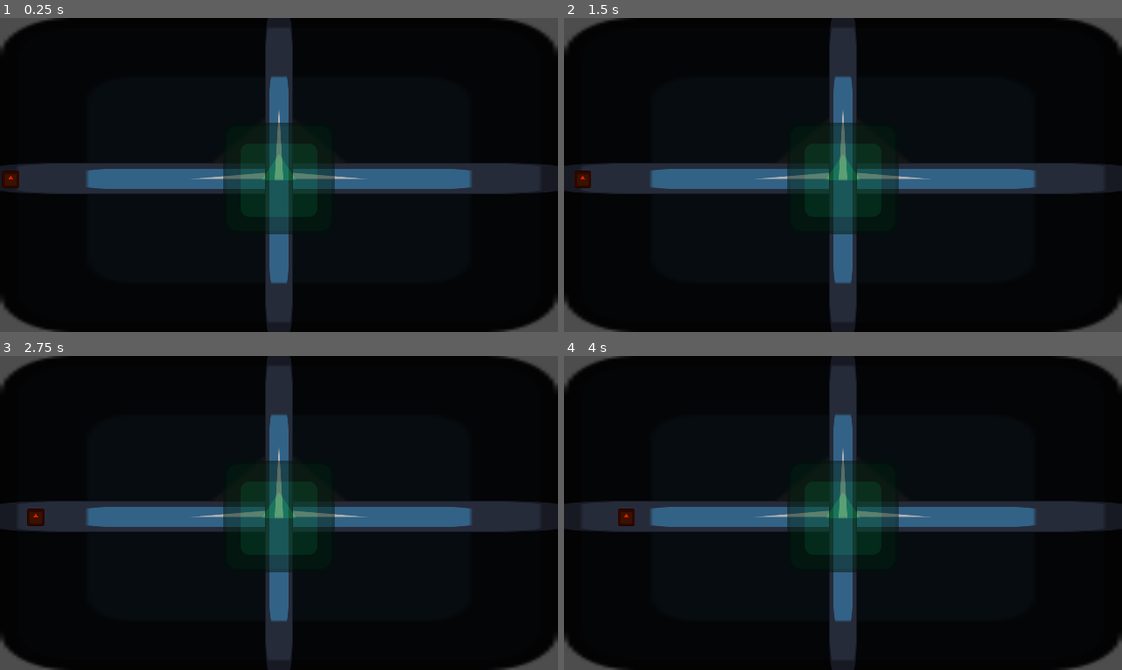
Above: before the commit, frames 1-4 (two rows, left to right).
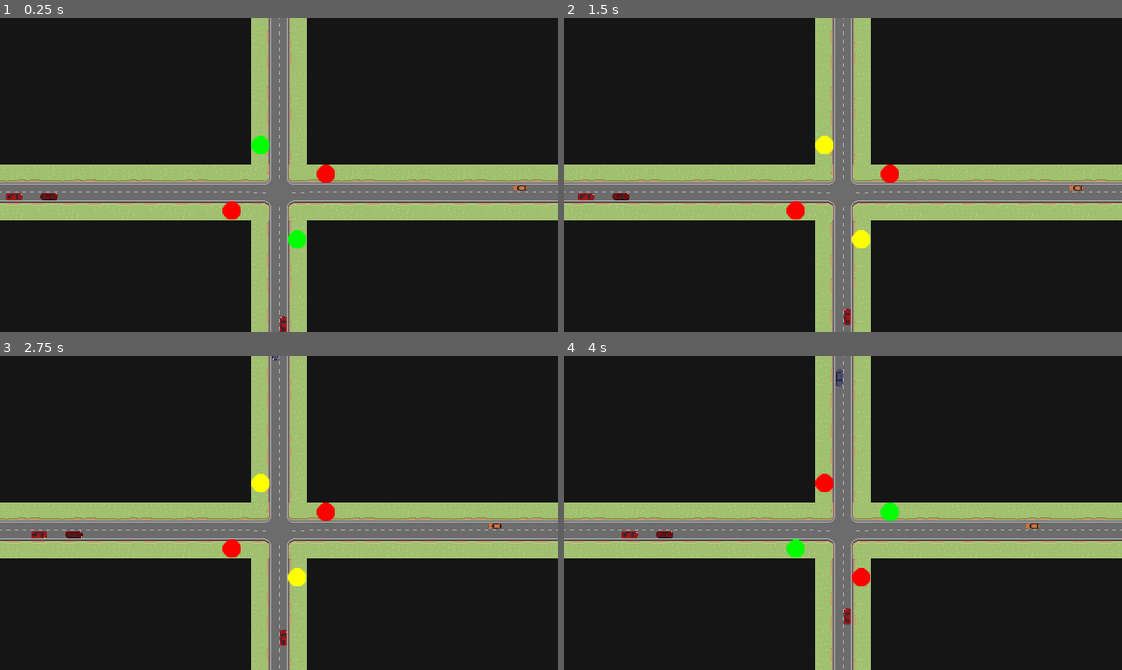
Above: after the commit, the same moments.

Repository: Jiub255/Signal
Game: Godot game, scene res://world.tscn
The game is run twice, just before and just after one commit, with the same random seed, the same clock (stepped at 60 frames per second) and the same inputs. The engine's default icon, where the game draws it, is replaced by a stand-in: a white triangle on a blue panel in a dark square.
Inputs (mouse positions are in pixels of both pictures, inside the frame that each line leads up to):
- Up to frame 1 (0.25 s): no input
- Up to frame 2 (1.5 s): move the mouse to (965, 159) at 0.52 s; click (965, 159) at 0.67 s; move the mouse to (731, 190) at 1.27 s; click (731, 190) at 1.42 s
- Up to frame 3 (2.75 s): move the mouse to (334, 443) at 2.02 s; click (334, 443) at 2.17 s
- Up to frame 4 (4 s): move the mouse to (815, 575) at 2.77 s; click (815, 575) at 2.92 s; move the mouse to (1010, 560) at 3.52 s; click (1010, 560) at 3.67 s

The runs differ from the first frame. In frame 1, 28% of the frame differs, in the area x 0-100%, y 0-100%; in frame 2, 28%; in frame 3, 28%; in frame 4, 28%.

Commit message:
got basic traffic light working

Diff:
--- a/car.gd
+++ b/car.gd
@@ -2,16 +2,22 @@
 extends CharacterBody2D
 
 
+enum TRAVEL_DIRECTION {
+	UP, DOWN, LEFT, RIGHT
+}
+
 @export var max_speed : float = 50
 @export var acceleration : float = 10
 @export var deceleration : float = 25
-@export var travel_direction : Vector2 = Vector2.RIGHT
+@export var travel_direction : TRAVEL_DIRECTION = TRAVEL_DIRECTION.RIGHT
+var direction : Vector2
 
 var going : bool = true
 
 
 func _ready() -> void:
-	pass
+	_initialize_direction()
+	_choose_random_sprite()
 
 
 # for testing
@@ -22,9 +28,30 @@
 
 func _physics_process(delta: float) -> void:
 	if going:
-		velocity = minf(max_speed, velocity.length() + acceleration * delta) * travel_direction
+		velocity = minf(max_speed, velocity.length() + acceleration * delta) * direction
 	else:
-		velocity = maxf(0, velocity.length() - deceleration * delta) * travel_direction
+		velocity = maxf(0, velocity.length() - deceleration * delta) * direction
 
 	#move_and_slide()
 	move_and_collide(velocity * delta)
+
+
+func _initialize_direction():
+	match travel_direction:
+		TRAVEL_DIRECTION.RIGHT:
+			direction = Vector2.RIGHT
+			rotation_degrees = 0
+		TRAVEL_DIRECTION.DOWN:
+			direction = Vector2.DOWN
+			rotation_degrees = 90
+		TRAVEL_DIRECTION.UP:
+			direction = Vector2.UP
+			rotation_degrees = -90
+		TRAVEL_DIRECTION.LEFT:
+			direction = Vector2.LEFT
+			rotation_degrees = 180
+
+
+func _choose_random_sprite():
+	var sprite : Sprite2D = get_node("Sprite2D") as Sprite2D
+	sprite.frame = randi() % 16
--- /dev/null
+++ b/godoban_boards/boards.json
@@ -0,0 +1,10 @@
+{
+  "current": "main_33ba",
+  "boards": [
+    {
+      "id": "main_33ba",
+      "name": "Main",
+      "path": "res://godoban_boards/main_33ba.json"
+    }
+  ]
+}
--- /dev/null
+++ b/godoban_boards/main_33ba.json
@@ -0,0 +1,44 @@
+{
+  "name": "Main",
+  "next_id": 4,
+  "tags": [],
+  "epics": [],
+  "tasks": [
+    {
+      "id": "task_1",
+      "title": "Make cars avoid other cars",
+      "description": "Make cars slow down to match the car in front of them's speed.\nAlso have a minimum distance to car ahead so no tailgating.",
+      "status": "todo",
+      "priority": "medium",
+      "epic_id": null,
+      "due_date": null,
+      "tags": [],
+      "created_at": 1792217974,
+      "updated_at": 1792217974
+    },
+    {
+      "id": "task_2",
+      "title": "Make cars pull up to stop line",
+      "description": "Make cars go slower in the traffic light region if the light is yellow or red, then fully stop at the line.\nOther cars should stop behind them.",
+      "status": "todo",
+      "priority": "medium",
+      "epic_id": null,
+      "due_date": null,
+      "tags": [],
+      "created_at": 1792218035,
+      "updated_at": 1792218046
+    },
+    {
+      "id": "task_3",
+      "title": "Have lights signal cars to go on green",
+      "description": "Have the traffic light send out a signal to all cars when a light turns green.\nSignal carries info about which lights are green or which lights just turned green.\nThe car can figure out if it should go or not based on the signal.",
+      "status": "todo",
+      "priority": "medium",
+      "epic_id": null,
+      "due_date": null,
+      "tags": [],
+      "created_at": 1792218119,
+      "updated_at": 1792218119
+    }
+  ]
+}
--- a/project.godot
+++ b/project.godot
@@ -19,12 +19,17 @@
 
 window/size/viewport_width=640
 window/size/viewport_height=360
+window/size/mode=2
 window/stretch/mode="canvas_items"
 window/stretch/aspect="expand"
 
 [dotnet]
 
 project/assembly_name="Signal"
+
+[editor_plugins]
+
+enabled=PackedStringArray("res://addons/godoban/plugin.cfg")
 
 [physics]
 
--- a/traffic_light.gd
+++ b/traffic_light.gd
@@ -2,14 +2,79 @@
 extends Node2D
 
 
+@export var yellow_duration : float = 3.0
 var area : Area2D
+var n : Sprite2D
+var s : Sprite2D
+var e : Sprite2D
+var w : Sprite2D
+var changing : bool
+var ns_green : bool = true:
+	get:
+		return ns_green
+	set(value):
+		if changing:
+			return
+		_change_signals()
+		# Has to be set in the setter to avoid infinite recursion
+		ns_green = value
 
 
 func _ready() -> void:
 	area = get_node("%Area2D")
 	area.body_entered.connect(_on_body_entered)
+	n = get_node("%N")
+	s = get_node("%S")
+	e = get_node("%E")
+	w = get_node("%W")
+	n.self_modulate = Color.GREEN
+	s.self_modulate = Color.GREEN
+	e.self_modulate = Color.RED
+	w.self_modulate = Color.RED
+
+
+func _input(event: InputEvent) -> void:
+	if event is InputEventMouseButton and event.pressed:
+		ns_green = !ns_green
 
 
 func _on_body_entered(body : Node2D):
 	if body is Car:
-		body.going = false
+		if changing:
+			body.going = false
+			return
+		#if ns_go, ew stop, ns ignore
+		if ns_green and (body.travel_direction == Car.TRAVEL_DIRECTION.LEFT or body.travel_direction == Car.TRAVEL_DIRECTION.RIGHT):
+			body.going = false
+		#else, ns stop, ew ignore
+		if not ns_green and (body.travel_direction == Car.TRAVEL_DIRECTION.UP or body.travel_direction == Car.TRAVEL_DIRECTION.DOWN):
+			body.going = false
+
+
+func _change_signals():
+	if ns_green:
+		n.self_modulate = Color.YELLOW
+		s.self_modulate = Color.YELLOW
+		# wait a few seconds
+		changing = true
+		await get_tree().create_timer(yellow_duration).timeout
+		changing = false
+		# yellow to red, red to green
+		e.self_modulate = Color.GREEN
+		w.self_modulate = Color.GREEN
+		n.self_modulate = Color.RED
+		s.self_modulate = Color.RED
+		# TODO: set appropriate cars to going again
+	else:
+		e.self_modulate = Color.YELLOW
+		w.self_modulate = Color.YELLOW
+		# wait a few seconds
+		changing = true
+		await get_tree().create_timer(yellow_duration).timeout
+		changing = false
+		# yellow to red, red to green
+		n.self_modulate = Color.GREEN
+		s.self_modulate = Color.GREEN
+		e.self_modulate = Color.RED
+		w.self_modulate = Color.RED
+		# TODO: set appropriate cars to going again
--- a/world.tscn
+++ b/world.tscn
@@ -1,58 +1,263 @@
 [gd_scene format=3 uid="uid://h3lrxr8kcbim"]
 
-[ext_resource type="Texture2D" uid="uid://c2gmiph2kp4t2" path="res://icon.svg" id="1_fj7yv"]
+[ext_resource type="Texture2D" uid="uid://uuwv03ab6e56" path="res://assets/art/blank_640x360.png" id="1_dwbse"]
+[ext_resource type="Texture2D" uid="uid://damlxm1rb4htm" path="res://assets/art/roads2W.png" id="2_036b0"]
 [ext_resource type="Script" uid="uid://bj10is4fuv3ro" path="res://car.gd" id="2_tlwt5"]
 [ext_resource type="Script" uid="uid://db5xcrwr11i7g" path="res://traffic_light.gd" id="3_tlwt5"]
+[ext_resource type="Texture2D" uid="uid://bo2cklawndfm8" path="res://assets/art/only_cars.png" id="4_dwbse"]
+[ext_resource type="Texture2D" uid="uid://dp8c2ml1pyy4n" path="res://assets/art/circle_21x21.png" id="6_dwbse"]
+
+[sub_resource type="RectangleShape2D" id="RectangleShape2D_y0r1h"]
+size = Vector2(200, 200)
 
 [sub_resource type="RectangleShape2D" id="RectangleShape2D_7oc0d"]
-
-[sub_resource type="RectangleShape2D" id="RectangleShape2D_y0r1h"]
-size = Vector2(128, 128)
+size = Vector2(20, 8)
 
 [node name="World" type="Node2D" unique_id=568340604]
 
 [node name="Background" type="Sprite2D" parent="." unique_id=1035652302]
 self_modulate = Color(0.08468992, 0.08468992, 0.08468992, 1)
-scale = Vector2(5, 2.8124998)
-texture = ExtResource("1_fj7yv")
-centered = false
-
-[node name="E_W Road" type="Sprite2D" parent="Background" unique_id=336675672]
-self_modulate = Color(0.70380783, 0.70380783, 0.70380783, 1)
-position = Vector2(0, 59)
-scale = Vector2(1, 0.1)
-texture = ExtResource("1_fj7yv")
-centered = false
-
-[node name="N_S Road" type="Sprite2D" parent="Background" unique_id=1420337945]
-self_modulate = Color(0.70380783, 0.70380783, 0.70380783, 1)
-position = Vector2(60.8, 0)
-scale = Vector2(0.05, 1)
-texture = ExtResource("1_fj7yv")
-centered = false
-
-[node name="Car" type="CharacterBody2D" parent="." unique_id=1646803844]
-position = Vector2(12, 185)
-script = ExtResource("2_tlwt5")
-
-[node name="CollisionShape2D" type="CollisionShape2D" parent="Car" unique_id=1996994173]
-shape = SubResource("RectangleShape2D_7oc0d")
-
-[node name="Sprite2D" type="Sprite2D" parent="Car" unique_id=1215567777]
-self_modulate = Color(0.85038173, 0.12133936, 2.8878452e-07, 1)
-scale = Vector2(0.155, 0.155)
-texture = ExtResource("1_fj7yv")
+texture = ExtResource("1_dwbse")
+centered = false
+
+[node name="E_W" type="Node2D" parent="Background" unique_id=1494821939]
+
+[node name="Sprite2D" type="Sprite2D" parent="Background/E_W" unique_id=2072153800]
+position = Vector2(32, 168)
+texture = ExtResource("2_036b0")
+centered = false
+hframes = 8
+vframes = 3
+frame = 2
+
+[node name="Sprite2D11" type="Sprite2D" parent="Background/E_W" unique_id=1011781634]
+position = Vector2(-32, 168)
+texture = ExtResource("2_036b0")
+centered = false
+hframes = 8
+vframes = 3
+frame = 2
+
+[node name="Sprite2D2" type="Sprite2D" parent="Background/E_W" unique_id=1019929386]
+position = Vector2(96, 168)
+texture = ExtResource("2_036b0")
+centered = false
+hframes = 8
+vframes = 3
+frame = 2
+
+[node name="Sprite2D3" type="Sprite2D" parent="Background/E_W" unique_id=1596855177]
+position = Vector2(160, 168)
+texture = ExtResource("2_036b0")
+centered = false
+hframes = 8
+vframes = 3
+frame = 2
+
+[node name="Sprite2D4" type="Sprite2D" parent="Background/E_W" unique_id=1791376894]
+position = Vector2(224, 168)
+texture = ExtResource("2_036b0")
+centered = false
+hframes = 8
+vframes = 3
+frame = 2
+
+[node name="Sprite2D6" type="Sprite2D" parent="Background/E_W" unique_id=2075514980]
+position = Vector2(352, 168)
+texture = ExtResource("2_036b0")
+centered = false
+hframes = 8
+vframes = 3
+frame = 2
+
+[node name="Sprite2D7" type="Sprite2D" parent="Background/E_W" unique_id=1841758279]
+position = Vector2(416, 168)
+texture = ExtResource("2_036b0")
+centered = false
+hframes = 8
+vframes = 3
+frame = 2
+
+[node name="Sprite2D8" type="Sprite2D" parent="Background/E_W" unique_id=139004046]
+position = Vector2(480, 168)
+texture = ExtResource("2_036b0")
+centered = false
+hframes = 8
+vframes = 3
+frame = 2
+
+[node name="Sprite2D9" type="Sprite2D" parent="Background/E_W" unique_id=2087752718]
+position = Vector2(544, 168)
+texture = ExtResource("2_036b0")
+centered = false
+hframes = 8
+vframes = 3
+frame = 2
+
+[node name="Sprite2D10" type="Sprite2D" parent="Background/E_W" unique_id=1964478998]
+position = Vector2(608, 168)
+texture = ExtResource("2_036b0")
+centered = false
+hframes = 8
+vframes = 3
+frame = 2
+
+[node name="Intersection" type="Sprite2D" parent="Background" unique_id=1284210506]
+position = Vector2(288, 168)
+texture = ExtResource("2_036b0")
+centered = false
+hframes = 8
+vframes = 3
+frame = 16
+
+[node name="N_S" type="Node2D" parent="Background" unique_id=23321772]
+
+[node name="Sprite2D12" type="Sprite2D" parent="Background/N_S" unique_id=2114273770]
+position = Vector2(288, 104)
+texture = ExtResource("2_036b0")
+centered = false
+hframes = 8
+vframes = 3
+frame = 3
+
+[node name="Sprite2D13" type="Sprite2D" parent="Background/N_S" unique_id=648008114]
+position = Vector2(288, 40)
+texture = ExtResource("2_036b0")
+centered = false
+hframes = 8
+vframes = 3
+frame = 3
+
+[node name="Sprite2D14" type="Sprite2D" parent="Background/N_S" unique_id=743325793]
+position = Vector2(288, 296)
+texture = ExtResource("2_036b0")
+centered = false
+hframes = 8
+vframes = 3
+frame = 3
+
+[node name="Sprite2D15" type="Sprite2D" parent="Background/N_S" unique_id=1499101030]
+position = Vector2(288, 232)
+texture = ExtResource("2_036b0")
+centered = false
+hframes = 8
+vframes = 3
+frame = 3
+
+[node name="Sprite2D16" type="Sprite2D" parent="Background/N_S" unique_id=1920359410]
+position = Vector2(288, -24)
+texture = ExtResource("2_036b0")
+centered = false
+hframes = 8
+vframes = 3
+frame = 3
 
 [node name="Traffic Light E_W" type="Node2D" parent="." unique_id=1901112112]
-position = Vector2(320, 184)
+position = Vector2(320, 200)
 script = ExtResource("3_tlwt5")
 
-[node name="Sprite2D" type="Sprite2D" parent="Traffic Light E_W" unique_id=863510790]
-modulate = Color(0, 0.53333336, 0.2, 0.48235294)
-texture = ExtResource("1_fj7yv")
+[node name="W" type="Sprite2D" parent="Traffic Light E_W" unique_id=863510790]
+unique_name_in_owner = true
+position = Vector2(-54, 21)
+texture = ExtResource("6_dwbse")
+
+[node name="E" type="Sprite2D" parent="Traffic Light E_W" unique_id=2046404026]
+unique_name_in_owner = true
+position = Vector2(54, -21)
+texture = ExtResource("6_dwbse")
+
+[node name="N" type="Sprite2D" parent="Traffic Light E_W" unique_id=1644304159]
+unique_name_in_owner = true
+position = Vector2(-21, -54)
+texture = ExtResource("6_dwbse")
+
+[node name="S" type="Sprite2D" parent="Traffic Light E_W" unique_id=930917997]
+unique_name_in_owner = true
+position = Vector2(21, 54)
+texture = ExtResource("6_dwbse")
 
 [node name="Area2D" type="Area2D" parent="Traffic Light E_W" unique_id=1609243866]
 unique_name_in_owner = true
 
 [node name="CollisionShape2D" type="CollisionShape2D" parent="Traffic Light E_W/Area2D" unique_id=180811527]
 shape = SubResource("RectangleShape2D_y0r1h")
+
+[node name="Cars" type="Node2D" parent="." unique_id=1704024961]
+
+[node name="Car" type="CharacterBody2D" parent="Cars" unique_id=1646803844]
+position = Vector2(16, 205)
+script = ExtResource("2_tlwt5")
+
+[node name="CollisionShape2D" type="CollisionShape2D" parent="Cars/Car" unique_id=1996994173]
+shape = SubResource("RectangleShape2D_7oc0d")
+
+[node name="Sprite2D" type="Sprite2D" parent="Cars/Car" unique_id=1215567777]
+rotation = 1.5707964
+scale = Vector2(0.26, 0.26)
+texture = ExtResource("4_dwbse")
+hframes = 4
+vframes = 4
+frame = 6
+
+[node name="Car2" type="CharacterBody2D" parent="Cars" unique_id=1846927815]
+position = Vector2(597, 195)
+script = ExtResource("2_tlwt5")
+travel_direction = 2
+
+[node name="CollisionShape2D" type="CollisionShape2D" parent="Cars/Car2" unique_id=993382366]
+shape = SubResource("RectangleShape2D_7oc0d")
+
+[node name="Sprite2D" type="Sprite2D" parent="Cars/Car2" unique_id=1430394809]
+rotation = 1.5707964
+scale = Vector2(0.26, 0.26)
+texture = ExtResource("4_dwbse")
+hframes = 4
+vframes = 4
+frame = 6
+
+[node name="Car3" type="CharacterBody2D" parent="Cars" unique_id=1308787810]
+position = Vector2(316, -34)
+script = ExtResource("2_tlwt5")
+travel_direction = 1
+
+[node name="CollisionShape2D" type="CollisionShape2D" parent="Cars/Car3" unique_id=307527566]
+shape = SubResource("RectangleShape2D_7oc0d")
+
+[node name="Sprite2D" type="Sprite2D" parent="Cars/Car3" unique_id=284200374]
+rotation = 1.5707964
+scale = Vector2(0.26, 0.26)
+texture = ExtResource("4_dwbse")
+hframes = 4
+vframes = 4
+frame = 6
+
+[node name="Car4" type="CharacterBody2D" parent="Cars" unique_id=1177486398]
+position = Vector2(325, 352)
+script = ExtResource("2_tlwt5")
+travel_direction = 0
+
+[node name="CollisionShape2D" type="CollisionShape2D" parent="Cars/Car4" unique_id=300982463]
+shape = SubResource("RectangleShape2D_7oc0d")
+
+[node name="Sprite2D" type="Sprite2D" parent="Cars/Car4" unique_id=928010109]
+rotation = 1.5707964
+scale = Vector2(0.26, 0.26)
+texture = ExtResource("4_dwbse")
+hframes = 4
+vframes = 4
+frame = 6
+
+[node name="Car5" type="CharacterBody2D" parent="Cars" unique_id=1489391996]
+position = Vector2(56, 205)
+script = ExtResource("2_tlwt5")
+
+[node name="CollisionShape2D" type="CollisionShape2D" parent="Cars/Car5" unique_id=2123656745]
+shape = SubResource("RectangleShape2D_7oc0d")
+
+[node name="Sprite2D" type="Sprite2D" parent="Cars/Car5" unique_id=1803289619]
+rotation = 1.5707964
+scale = Vector2(0.26, 0.26)
+texture = ExtResource("4_dwbse")
+hframes = 4
+vframes = 4
+frame = 6
Binary file added: assets/art/2D TOP DOWN PIXEL CARS/2D_TOPDOWN_PIXELART_CARS.png
Not shown, added: assets/art/2D TOP DOWN PIXEL CARS/2D_TOPDOWN_PIXELART_CARS.png.import
Binary file added: assets/art/2D TOP DOWN PIXEL CARS/Compact/compact_blue.png
Not shown, added: assets/art/2D TOP DOWN PIXEL CARS/Compact/compact_blue.png.import
Binary file added: assets/art/2D TOP DOWN PIXEL CARS/Compact/compact_green.png
Not shown, added: assets/art/2D TOP DOWN PIXEL CARS/Compact/compact_green.png.import
Binary file added: assets/art/2D TOP DOWN PIXEL CARS/Compact/compact_orange.png
Not shown, added: assets/art/2D TOP DOWN PIXEL CARS/Compact/compact_orange.png.import
Binary file added: assets/art/2D TOP DOWN PIXEL CARS/Compact/compact_red.png
Not shown, added: assets/art/2D TOP DOWN PIXEL CARS/Compact/compact_red.png.import
Binary file added: assets/art/2D TOP DOWN PIXEL CARS/Coupe/coupe_blue.png
Not shown, added: assets/art/2D TOP DOWN PIXEL CARS/Coupe/coupe_blue.png.import
(and 44 more such lines)
